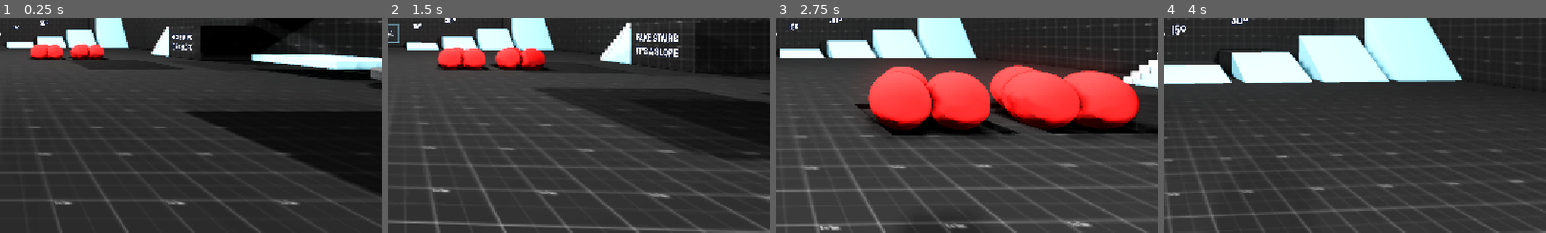
Above: before the commit, frames 1-4 (left to right).
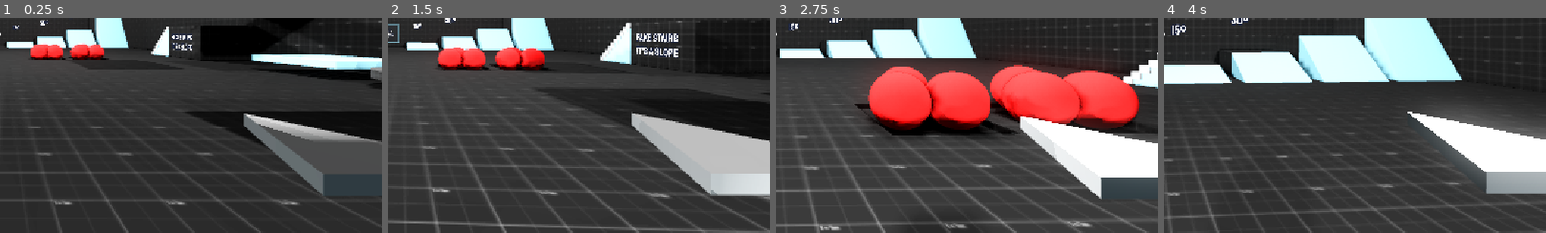
Above: after the commit, the same moments.

Repository: FreeformWave544/Hook-Flow
Game: Godot game, scene res://Levels/DebugLevel.tscn
Same seed, same stepped clock (60 frames per second), same inputs: the game is played once before the commit and once after it. Before the commit the project has no main scene; this scene is started directly in both runs.
Inputs (mouse positions are % of the whole screen's width and height, from its top left):
- Up to frame 1 (0.25 s): no input
- Up to frame 2 (1.5 s): tap Enter (ui_accept) at 0.5 s; move the mouse to (55, 50) at 0.52 s; press the mouse at (55, 50) at 0.53 s; hold W (move_forward) from 0.53 s (still down); tap Space (jump) at 0.77 s; tap E (reel_in, bound only after the commit) at 0.8, 1.35 s; move the mouse to (45, 50) at 1.27 s; release the mouse at (45, 50) at 1.28 s
- Up to frame 3 (2.75 s): keep holding W (move_forward); tap Space (jump) at 1.52 s; tap Q (reel_out, bound only after the commit) at 1.55 s; move the mouse to (52, 48) at 2.02 s; hold Q (reel_out, bound only after the commit) from 2.03 s (still down); right-click (52, 48) at 2.3 s
- Up to frame 4 (4 s): keep holding W (move_forward); move the mouse to (49, 52) at 2.77 s; release Q (reel_out, bound only after the commit) at 2.78 s; right-click (49, 52) at 2.85 s; tap Space (jump) at 3.02, 3.77 s; click (49, 52) at 3.05 s; move the mouse to (57, 51) at 3.52 s; press the mouse at (57, 51) at 3.53 s; tap E (reel_in, bound only after the commit) at 3.8 s
The pictures show only the part of the screen within x 50-100%, y 46-96%; the shares and areas given below are measured in that part.

The runs differ from the first frame. In frame 1, 7.4% of the frame differs, in the area x 63-100%, y 44-83%; in frame 2, 8.3%; in frame 3, 7.7%; in frame 4, 9.0%, in the area x 63-100%, y 42-82%.

Commit message:
Started on Hook mechanic

Diff:
--- a/Player/Player.gd
+++ b/Player/Player.gd
@@ -4,6 +4,9 @@
 @export var base_speed := 6.0
 @export var jump_height := 1.2
 @export var fall_multiplier := 2.5
+
+@export_category("Hook")
+@export var hook_speed := 5.0
 
 @export_category("Camera")
 @export var mouse_sensitivity: float = 0.00075
@@ -63,6 +66,11 @@
 	Input.set_mouse_mode(Input.MOUSE_MODE_CAPTURED)
 	UserInterface.update_player(self)
 
+var hook_pos := Vector3.ZERO
+var hook_len: float
+var swinging := false
+@export var reel_speed := 1.0
+@export var swing_acceleration := 5.0
 func _physics_process(delta: float) -> void:
 	frame_camera_rotation()
 	smooth_camera_zoom(delta)
@@ -76,15 +84,49 @@
 		jump_audio.play()
 		run_audio.play()
 
-	var direction = get_movement_direction()
-	if direction:
-		velocity.x = lerp(velocity.x, direction.x * base_speed, base_speed * delta)
-		velocity.z =  lerp(velocity.z, direction.z * base_speed, base_speed * delta)
-	else:
-		velocity.x = move_toward(velocity.x, 0, base_speed * delta * 5.0)
-		velocity.z = move_toward(velocity.z, 0, base_speed * delta * 5.0)
+	if Input.is_action_just_pressed("click"):
+		if $SmoothCamera/HookCast.is_colliding():
+			hook_pos = $SmoothCamera/HookCast.get_collision_point()
+			hook_len = global_position.distance_to(hook_pos)
+			swinging = true
 
-	run_particles.emitting = not direction.is_zero_approx() and is_on_floor()
+	if Input.is_action_pressed("reel_in"): hook_len -= reel_speed * delta
+	if Input.is_action_pressed("reel_out"): hook_len += reel_speed * delta
+	if Input.is_action_just_pressed("release"): swinging = false ; hook_pos = Vector3.ZERO
+
+	if swinging:
+		$Hook/MeshInstance3D.look_at(hook_pos)
+		var offset = global_position - hook_pos
+		var dist = offset.length()
+		if dist > hook_len:
+			offset = offset.normalized() * hook_len
+			global_position = hook_pos + offset
+			var rope_dir = offset.normalized()
+			var radial_vel = velocity.dot(rope_dir)
+			if radial_vel > 0: velocity -= rope_dir * radial_vel
+			var forward = -transform.basis.z
+			var tangent = (forward - rope_dir * forward.dot(rope_dir)).normalized()
+			if Input.is_action_pressed("move_forward"): velocity += tangent * swing_acceleration * delta
+
+	#if Input.is_action_pressed("click"):
+		#if $SmoothCamera/HookCast.is_colliding() and hook_pos == Vector3.ZERO: hook_pos = $SmoothCamera/HookCast.get_collision_point()
+		#if hook_pos == Vector3.ZERO: return
+		#gravity = 0.0
+		#global_position = global_position.move_toward(hook_pos, get_process_delta_time() * hook_speed)
+	#else:
+		#hook_pos = Vector3.ZERO
+		#gravity = ProjectSettings.get_setting("physics/3d/default_gravity")
+
+	if !swinging:
+		var direction = get_movement_direction()
+		if direction:
+			velocity.x = lerp(velocity.x, direction.x * base_speed, base_speed * delta)
+			velocity.z =  lerp(velocity.z, direction.z * base_speed, base_speed * delta)
+		else:
+			velocity.x = move_toward(velocity.x, 0, base_speed * delta * 5.0)
+			velocity.z = move_toward(velocity.z, 0, base_speed * delta * 5.0)
+
+		run_particles.emitting = not direction.is_zero_approx() and is_on_floor()
 
 	update_animation_tree()
 	move_and_slide()
@@ -135,5 +177,4 @@
 	)
 
 func _on_footstep_timer_timeout() -> void:
-	if is_on_floor() and get_movement_direction():
-		run_audio.play()
+	if is_on_floor() and get_movement_direction(): run_audio.play()
--- a/Player/Player.tscn
+++ b/Player/Player.tscn
@@ -218,6 +218,11 @@
 streams_count = 1
 stream_0/stream = ExtResource("4_0mhnh")
 
+[sub_resource type="StandardMaterial3D" id="StandardMaterial3D_ddoul"]
+
+[sub_resource type="PrismMesh" id="PrismMesh_ddoul"]
+size = Vector3(0.1, 0.1, 0.01)
+
 [node name="Player" type="CharacterBody3D" unique_id=532502944 groups=["Player"]]
 floor_max_angle = 0.872665
 script = ExtResource("1_12if5")
@@ -273,6 +278,9 @@
 [node name="ThirdPersonCamera" type="Camera3D" parent="SmoothCamera/SpringArm3D" unique_id=318503545]
 unique_name_in_owner = true
 
+[node name="HookCast" type="RayCast3D" parent="SmoothCamera" unique_id=1871503805]
+target_position = Vector3(0, 0, -10)
+
 [node name="AnimationTree" type="AnimationTree" parent="." unique_id=1852701404]
 root_node = NodePath("../BasePivot")
 tree_root = SubResource("AnimationNodeBlendSpace2D_e0dl0")
@@ -297,4 +305,12 @@
 wait_time = 0.2
 autostart = true
 
+[node name="Hook" type="Node3D" parent="." unique_id=500605390]
+transform = Transform3D(1, 0, 0, 0, -4.371139e-08, 1, 0, -1, -4.371139e-08, 0.2, 0.5, -0.18)
+
+[node name="MeshInstance3D" type="MeshInstance3D" parent="Hook" unique_id=65705128]
+transform = Transform3D(1, 0, 0, 0, 0.9999999, 0, 0, 0, 0.9999999, 0, 0, 0)
+material_override = SubResource("StandardMaterial3D_ddoul")
+mesh = SubResource("PrismMesh_ddoul")
+
 [connection signal="timeout" from="Audio/FootstepTimer" to="." method="_on_footstep_timer_timeout"]
--- a/project.godot
+++ b/project.godot
@@ -11,6 +11,7 @@
 [application]
 
 config/name="Hook Flow"
+run/main_scene="uid://bhgli0f8raw6h"
 config/features=PackedStringArray("4.6", "Forward Plus")
 config/icon="res://icon.svg"
 
@@ -110,6 +111,21 @@
 "events": [Object(InputEventMouseButton,"resource_local_to_scene":false,"resource_name":"","device":-1,"window_id":0,"a …(259 unchanged characters)…
 ]
 }
+reel_in={
+"deadzone": 0.2,
+"events": [Object(InputEventKey,"resource_local_to_scene":false,"resource_name":"","device":-1,"window_id":0,"alt_pressed":false,"shift_pressed":false,"ctrl_pressed":false,"meta_pressed":false,"pressed":false,"keycode":0,"physical_keycode":69,"key_label":0,"unicode":101,"location":0,"echo":false,"script":null)
+]
+}
+reel_out={
+"deadzone": 0.2,
+"events": [Object(InputEventKey,"resource_local_to_scene":false,"resource_name":"","device":-1,"window_id":0,"alt_pressed":false,"shift_pressed":false,"ctrl_pressed":false,"meta_pressed":false,"pressed":false,"keycode":0,"physical_keycode":81,"key_label":0,"unicode":113,"location":0,"echo":false,"script":null)
+]
+}
+release={
+"deadzone": 0.2,
+"events": [Object(InputEventMouseButton,"resource_local_to_scene":false,"resource_name":"","device":-1,"window_id":0,"alt_pressed":false,"shift_pressed":false,"ctrl_pressed":false,"meta_pressed":false,"button_mask":2,"position":Vector2(153, 13),"global_position":Vector2(162, 61),"factor":1.0,"button_index":2,"canceled":false,"pressed":true,"double_click":false,"script":null)
+]
+}
 
 [physics]
 
